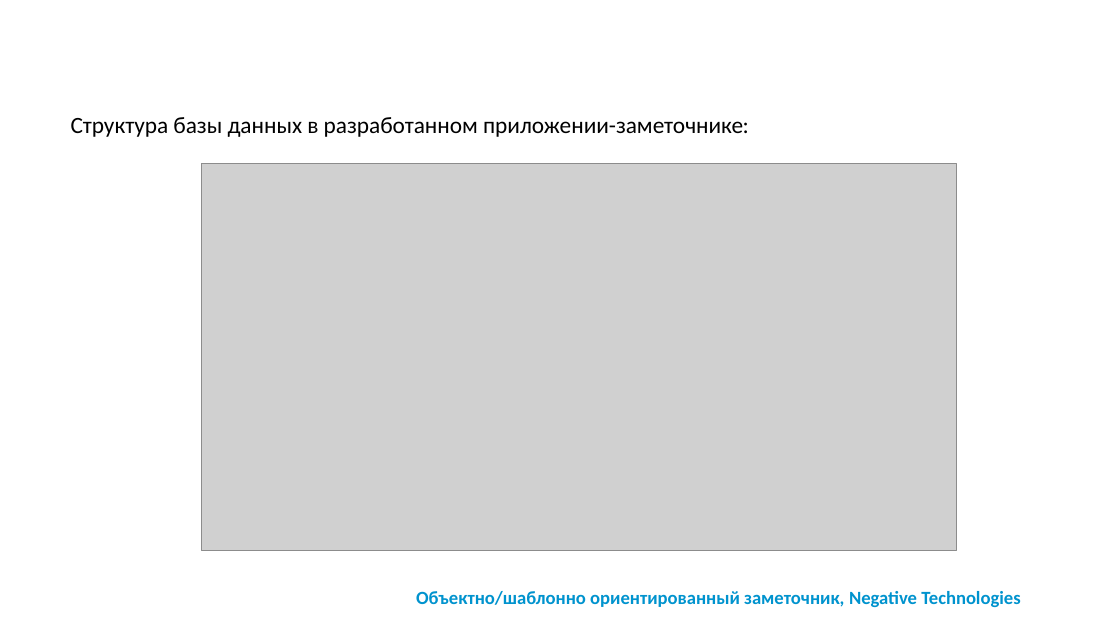
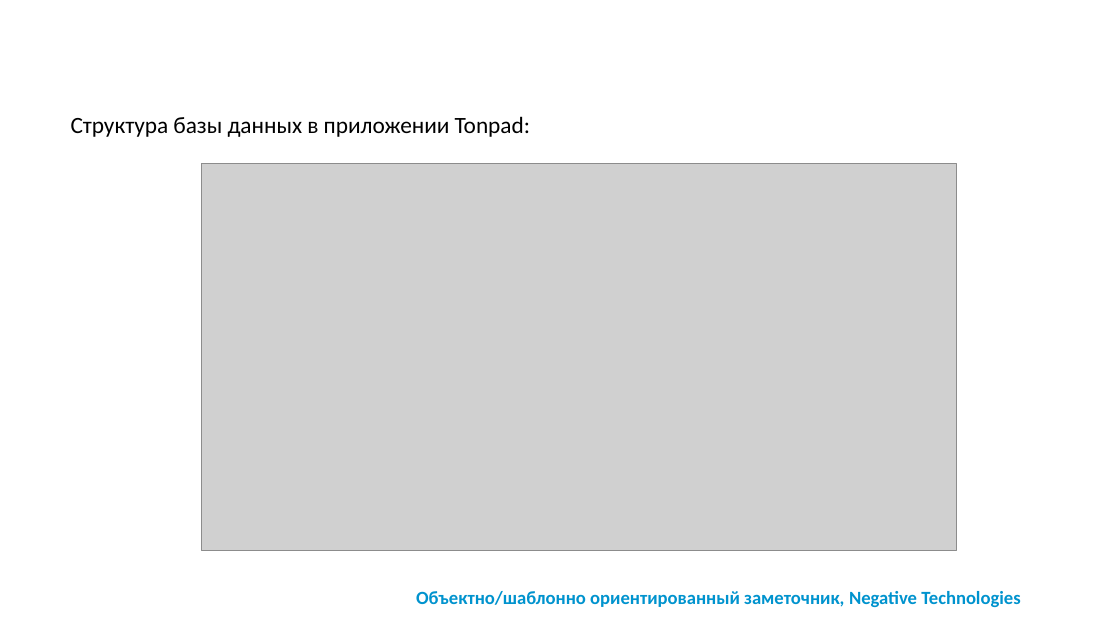
Before and after one commit to Tomashaytis/tonpad-report, a slide deck: slide 15 of Приложение Tonpad.pptx. Drawn at 1120x630 pixels with LibreOffice and Linux fonts; fonts in the diff are those of the drawing; grey boxes stand for pictures; background and template pictures are left out. Boxes give left, top, right and bottom in pixels: in the first picture for what was removed or moved away, otherwise in the second. Text is boxed around its words. In the diff, an @@ line names an element or a change of style, - is before the commit and + after.

```diff
--- a/Приложение Tonpad.pptx
+++ b/Приложение Tonpad.pptx
@@ text at (x1=71, y1=116, x2=531, y2=137): text changed @@
-Структура базы данных в разработанном приложении-заметочнике:
+Структура базы данных в приложении Tonpad:
```
Also in this commit, not shown: 2 other slides changed, 1 other file.
